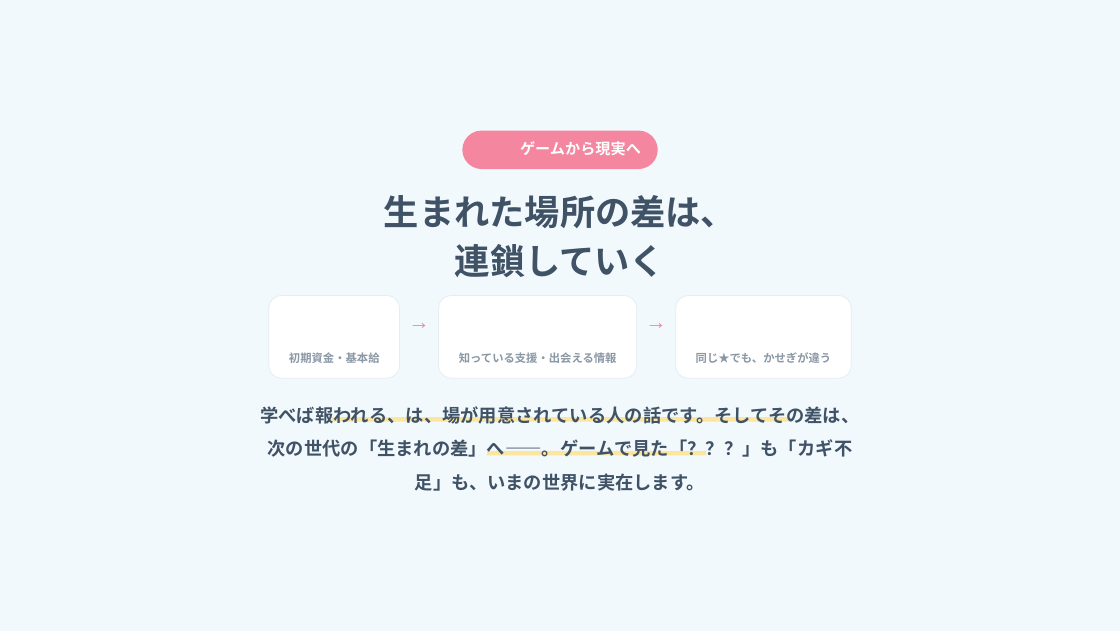
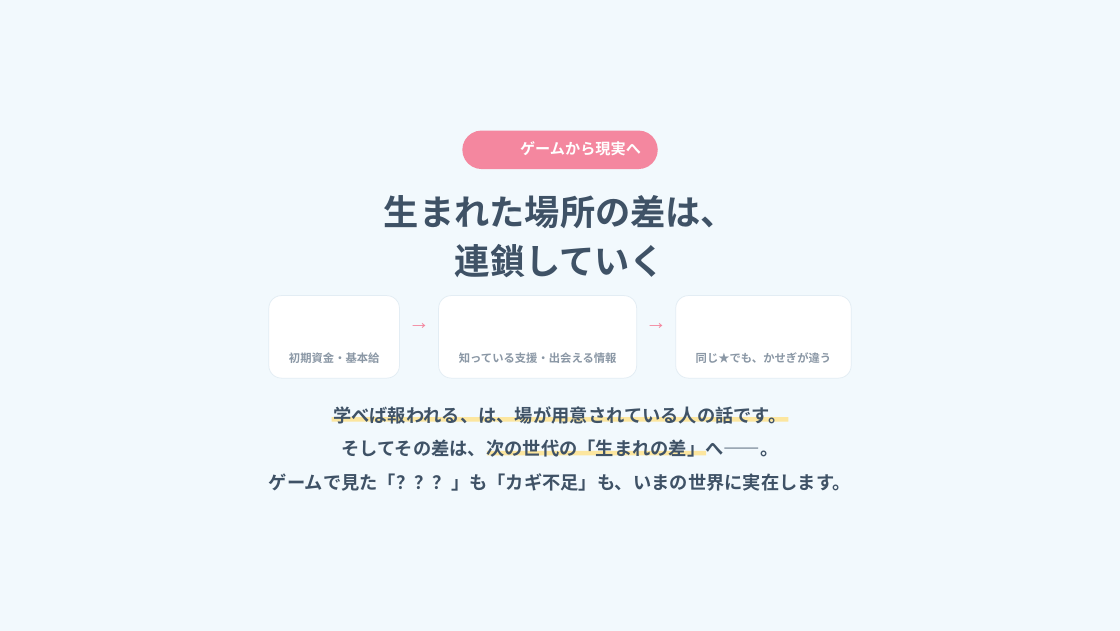
Before and after one commit to arico1101/door-world-short-online, a slide deck: slide 22 of slides.pptx. Drawn at 1120x631 pixels with LibreOffice and Linux fonts; fonts in the diff are those of the drawing; background and template pictures are left out. Boxes give left, top, right and bottom in pixels: in the first picture for what was removed or moved away, otherwise in the second. Text is boxed around its words. In the diff, an @@ line names an element or a change of style, - is before the commit and + after.

```diff
--- a/slides.pptx
+++ b/slides.pptx
@@ text at [269,406,851,491]: text changed @@
-学べば報われる、は、場が用意されている人の話です。そしてその差は、次の世代の「生まれの差」へ——。ゲームで見た「？？？」も「カギ不足」も、いまの世界に実在します。
+学べば報われる、は、場が用意されている人の話です。
+そしてその差は、次の世代の「生まれの差」へ——。
+ゲームで見た「？？？」も「カギ不足」も、いまの世界に実在します。
```
Also in this commit, not shown: 16 other slides changed.
